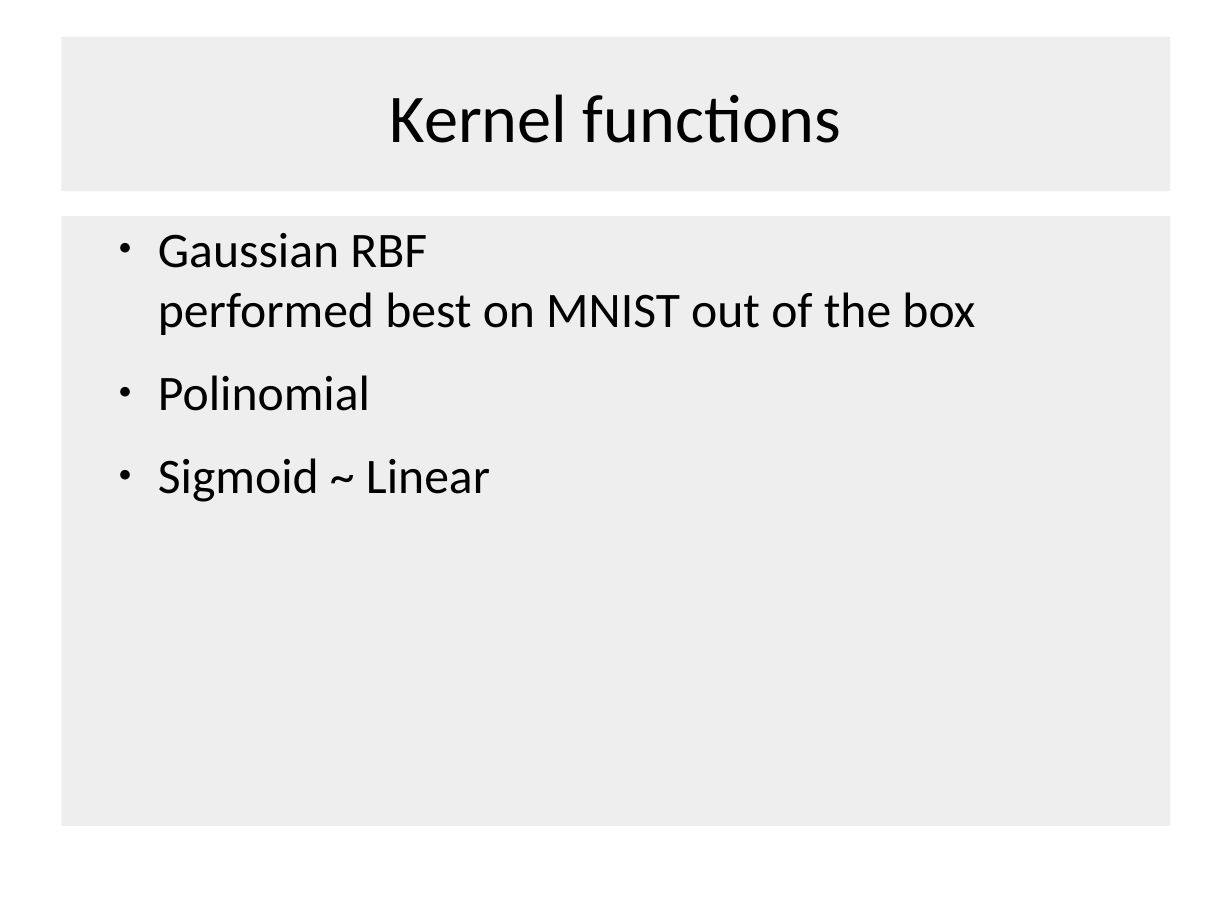
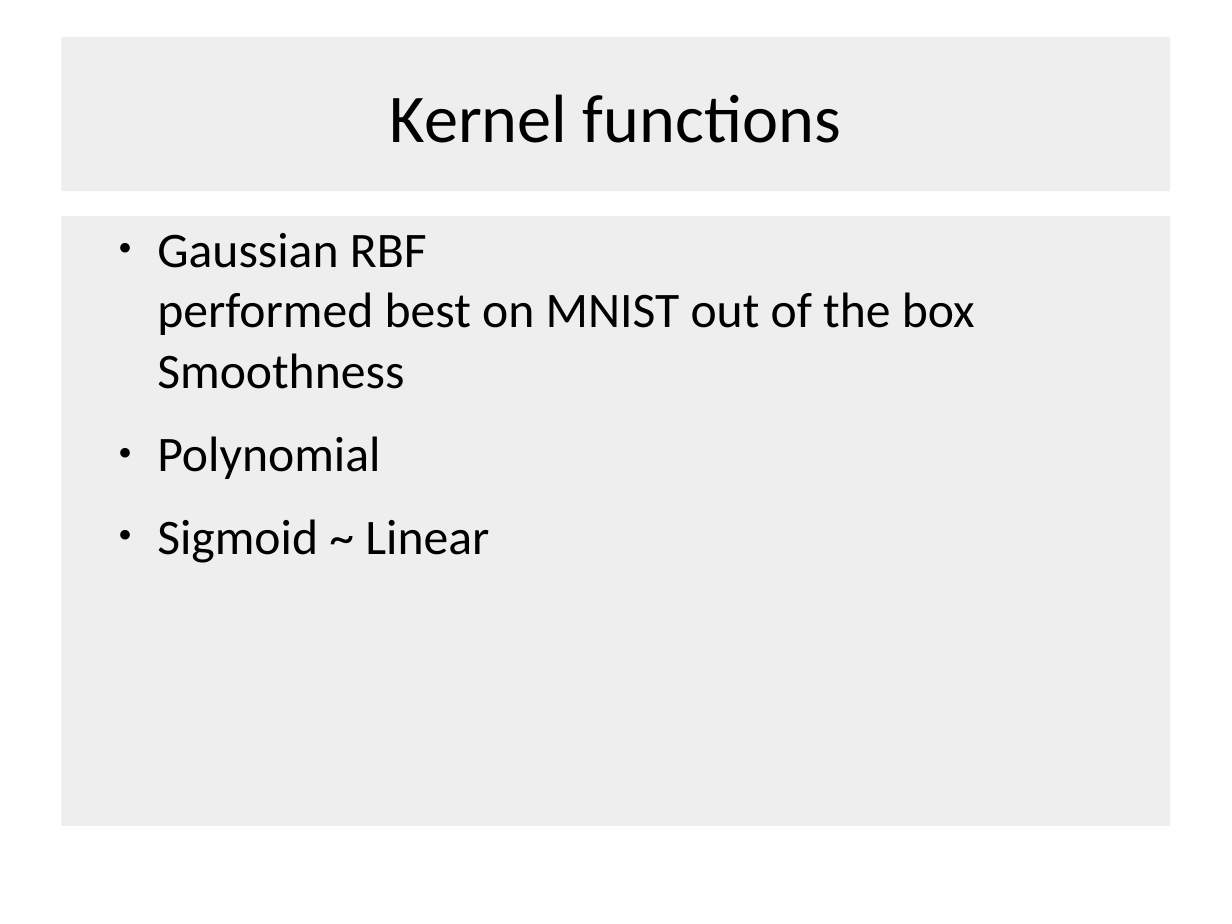
Before and after one commit to SebastianLukas/greenpatterns, a slide deck: slide 5 of OKNNow/Präsi.ppt. Drawn at 1232x924 pixels with LibreOffice and Linux fonts; fonts in the diff are those of the drawing; background and template pictures are left out. Boxes give left, top, right and bottom in pixels: in the first picture for what was removed or moved away, otherwise in the second. Text is boxed around its words. In the diff, an @@ line names an element or a change of style, - is before the commit and + after.

```diff
--- a/OKNNow/Präsi.ppt
+++ b/OKNNow/Präsi.ppt
@@ text at box(157, 233, 975, 479): text changed @@
-● Gaussian RBF
-  performed best on MNIST out of the box
-● Polinomial
+● Gaussian RBF
+  performed best on MNIST out of the box
+  Smoothness
+● Polynomial
```
Also in this commit, not shown: 8 other slides changed, 1 other file.
